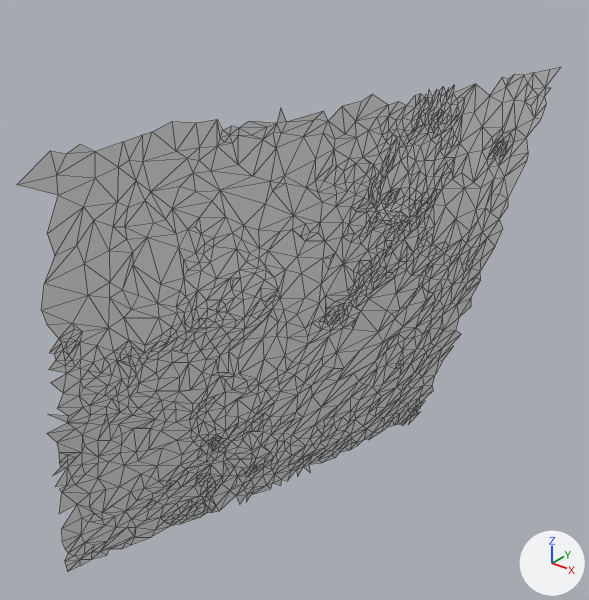
Two versions of the glTF model moon small_tiles/tile_253.glb, one commit apart.
Both versions are drawn from a 50 mm lens placed at (31.08, -13.3, -3.54), pointed at (26.5, -7.58, -7.09). Lighting does not change. The marker at lower right points along +X, +Y and +Z. The first picture is the older version. Mesh edges are drawn as thin lines. Vertices at exactly the same position are counted once.

In view in the first picture: 't253'.
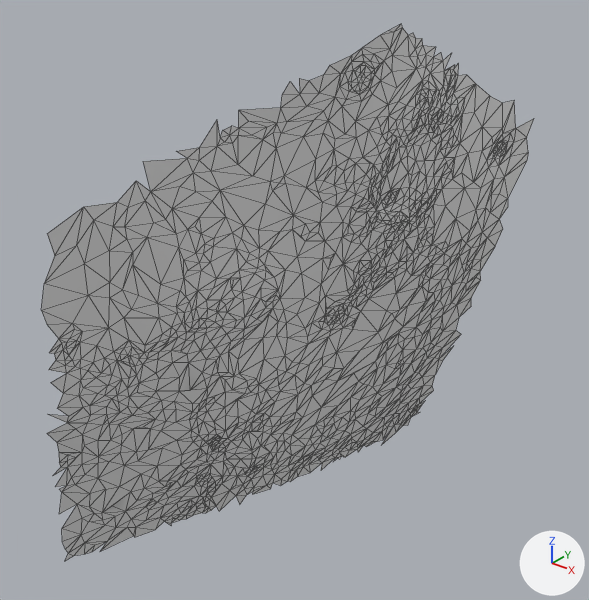
Changed parts and their boxes (x1, y1, x2, y2) in the pictures (589 x 600 px; the box of a moved part takes in the faces that stretch with it):
't253', reshaped (9% narrower, 6% taller)
    before: (17, 67, 561, 572)
    after: (41, 24, 534, 561)
part 1 of me_t253, reshaped
    before: (17, 67, 561, 233)
    after: (239, 24, 475, 128)
part 2 of me_t253, moved or reshaped
    before: (65, 412, 420, 572)
    after: (281, 418, 410, 485)

Diff of the bpy script that builds the scene:
```diff
--- a/moon small_tiles/tile_253.glb.py
+++ b/moon small_tiles/tile_253.glb.py
@@ me_t253 @@
 # used by ob_t253; location = (0.0, 0.0, 0.0)
-me_t253.from_pydata(...)  # 1409 vertices, 2654 faces; spans x 25.2..27.95, y -10.36..-4.88, z -9.94..-4.92
+me_t253.from_pydata(...)  # 1472 vertices, 2779 faces; spans x 25.25..27.8, y -10.21..-4.88, z -10.15..-4.38
+# me_t253 part 1
+# 33 vertices are removed from x 26.37..27.95, y -10.36..-5.14, z -5.54..-4.92
+# 56 faces are deleted
+# 94 vertices are added at x 27.01..27.67, y -8.86..-6.59, z -5.0..-4.38
+# 184 new faces join them
+# me_t253 part 2
+# 15 vertices are removed from x 25.2..25.83, y -9.77..-7.65, z -9.93..-9.69
+# 34 faces are deleted
+# 17 vertices are added at x 26.0..26.4, y -7.03..-5.25, z -10.15..-9.89
+# 31 new faces join them
```
